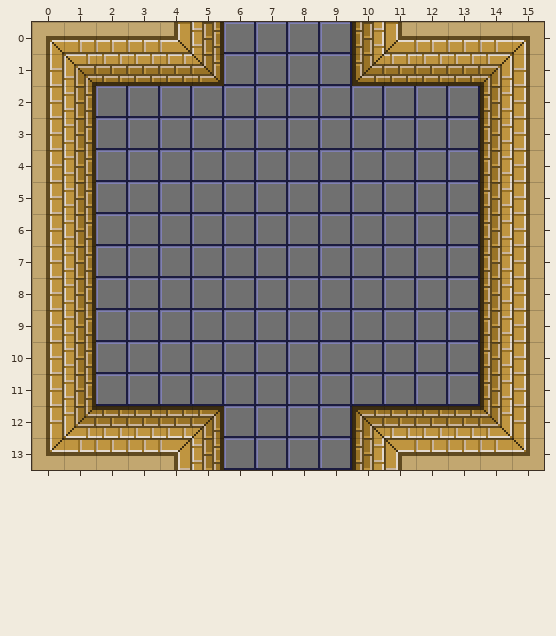
Level history. Tiled map: resources/rooms/d1-lv1-2-3.tmx. The picture above is the old version.
Cells are 16x16 px. Shown: x 0..15, y 0..13.
The result:
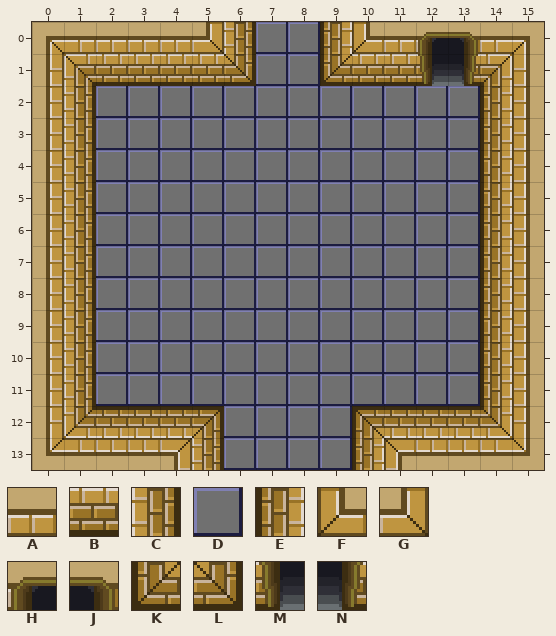
Key: from "dungeon": A 13, B 29, C 44, D 45, E 46, F 125, G 126, H 130, J 131, K 140, L 143, M 146, N 147.
_ is an empty cell.
Change:
{"where": "layer \"Tile Layer 1\""}
{"y":0,"x":4,"old":"GCD","new":"AGC"}
{"y":0,"x":9,"old":"DEFAA","new":"EFAHJ"}
{"y":1,"x":5,"old":"LD","new":"BL"}
{"y":1,"x":9,"old":"DK","new":"KB"}
{"y":1,"x":12,"old":"BB","new":"MN"}
{"label":"changed","picture_box":[174,22,256,86]}
{"label":"changed","picture_box":[320,22,478,86]}
